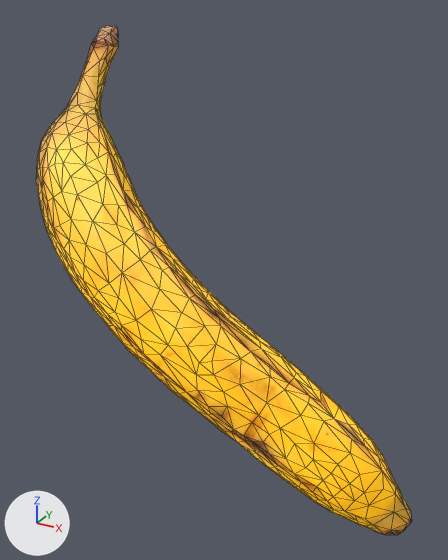
The glTF model Pages/import-oversight/Assets/Models/banana.gltf, before and after one commit.
The view is the same before and after, from a 50 mm lens placed at (0.0464, -0.0717, 0.044), pointed at (0.0051, 0.0034, 0.0065). The lights are fixed; the arrows at lower left show +X, +Y and +Z. Mesh edges are drawn as thin lines.

Names of what the first picture shows: 'mk_banana'.
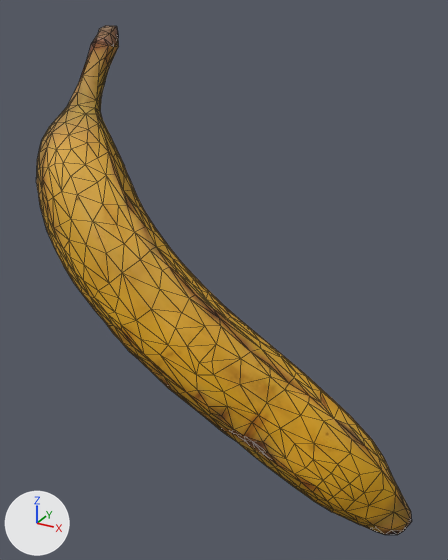
The change, as a diff of the scene's bpy script:
```diff
--- a/Pages/import-oversight/Assets/Models/banana.gltf.py
+++ b/Pages/import-oversight/Assets/Models/banana.gltf.py
@@ mat_mk_banana @@
 mat_mk_banana = bpy.data.materials.new('mk_banana')
-# nodes: BsdfPrincipled, Math, NormalMap, OutputMaterial, SeparateColor, TexImage x4
+# nodes: BsdfPrincipled, Math, NormalMap, OutputMaterial, SeparateColor, TexImage x3
 # uses the picture img_banana_tklkaixiw_mid_2k_basecolor
```

Where the change shows, as pixel boxes (x1, y1, x2, y2) in the pictures (448 x 560 px):
'mk_banana', surface changed (yellow to orange): (36, 26, 412, 535) in both
